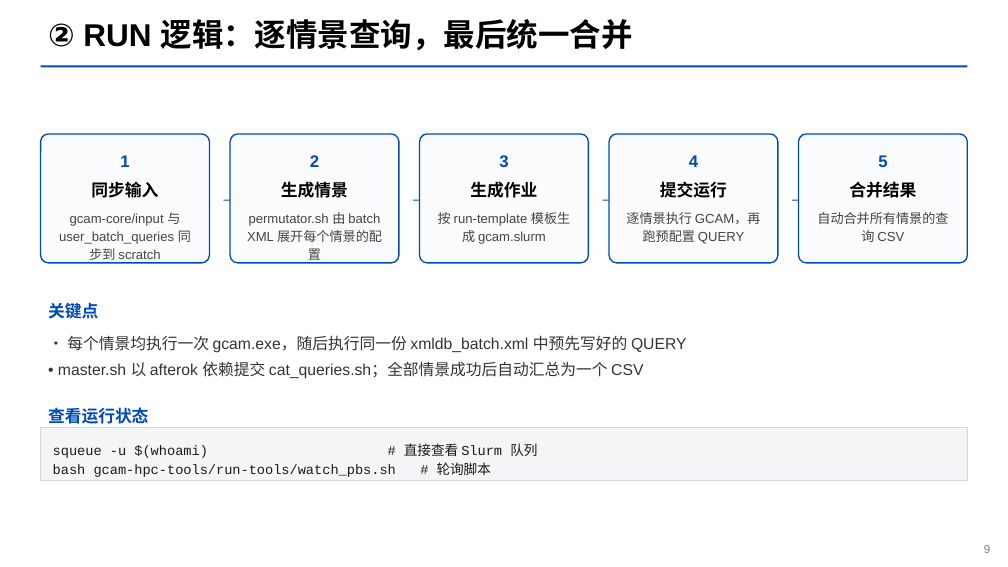
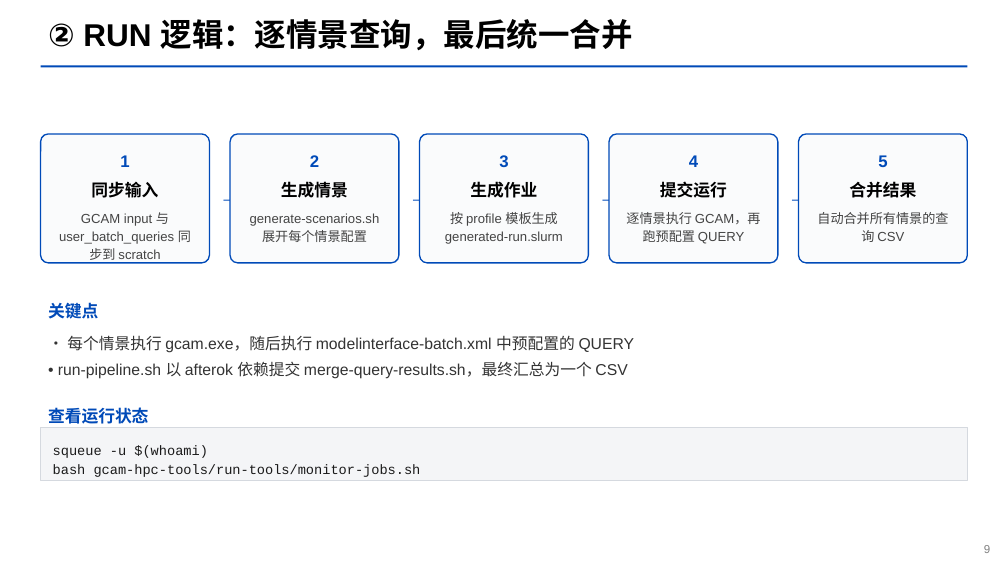
Before and after one commit to jerrysong0128/gcam-hpc-PKU, a slide deck: slide 9 of asset/tutorial/gcam-hpc-tutorial.pptx. Drawn at 1008x567 pixels with LibreOffice and Linux fonts; fonts in the diff are those of the drawing. Boxes give left, top, right and bottom in pixels: in the first picture for what was removed or moved away, otherwise in the second. Text is boxed around its words. In the diff, an @@ line names an element or a change of style, - is before the commit and + after.

```diff
--- a/asset/tutorial/gcam-hpc-tutorial.pptx
+++ b/asset/tutorial/gcam-hpc-tutorial.pptx
@@ text at (59,212,191,263): text changed @@
-gcam-core/input 与 user_batch_queries 同步到 scratch
+GCAM input 与 user_batch_queries 同步到 scratch
@@ text at (250,213,380,242): text changed @@
-permutator.sh 由 batch XML 展开每个情景的配置
+generate-scenarios.sh 展开每个情景配置
@@ text at (445,212,563,244): text changed @@
-按 run-template 模板生成 gcam.slurm
+按 profile 模板生成 generated-run.slurm
@@ text at (58,335,635,379): text changed @@
-• 每个情景均执行一次 gcam.exe，随后执行同一份 xmldb_batch.xml 中预先写好的 QUERY
-• master.sh 以 afterok 依赖提交 cat_queries.sh；全部情景成功后自动汇总为一个 CSV
+• 每个情景执行 gcam.exe，随后执行 modelinterface-batch.xml 中预配置的 QUERY
+• run-pipeline.sh 以 afterok 依赖提交 merge-query-results.sh，最终汇总为一个 CSV
@@ text in rectangle at (53,445,421,477): text changed @@
-squeue -u $(whoami) # 直接查看 Slurm 队列
-bash gcam-hpc-tools/run-tools/watch_pbs.sh # 轮询脚本
+squeue -u $(whoami)
+bash gcam-hpc-tools/run-tools/monitor-jobs.sh
```
Also in this commit, not shown: 10 other slides changed.
